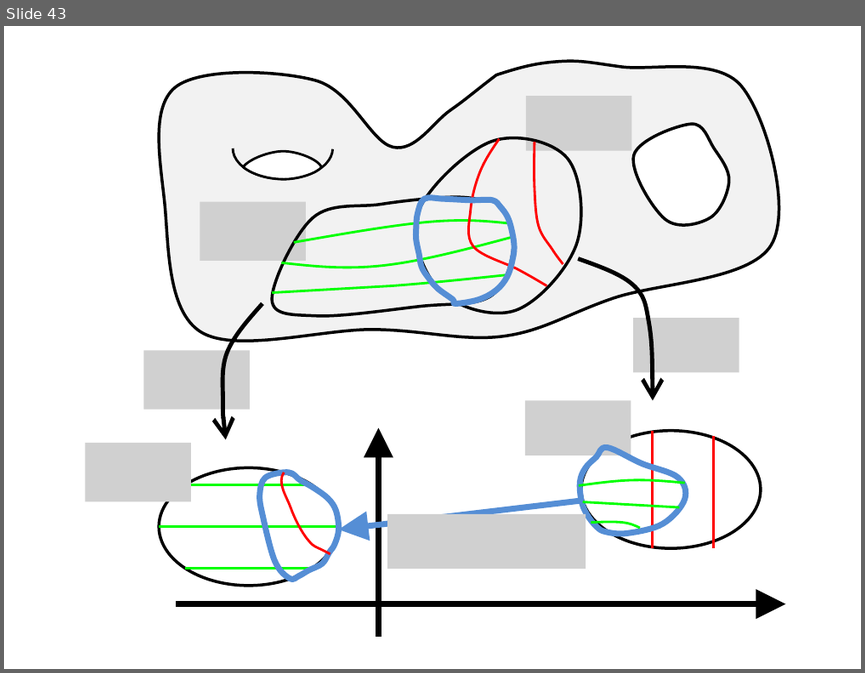
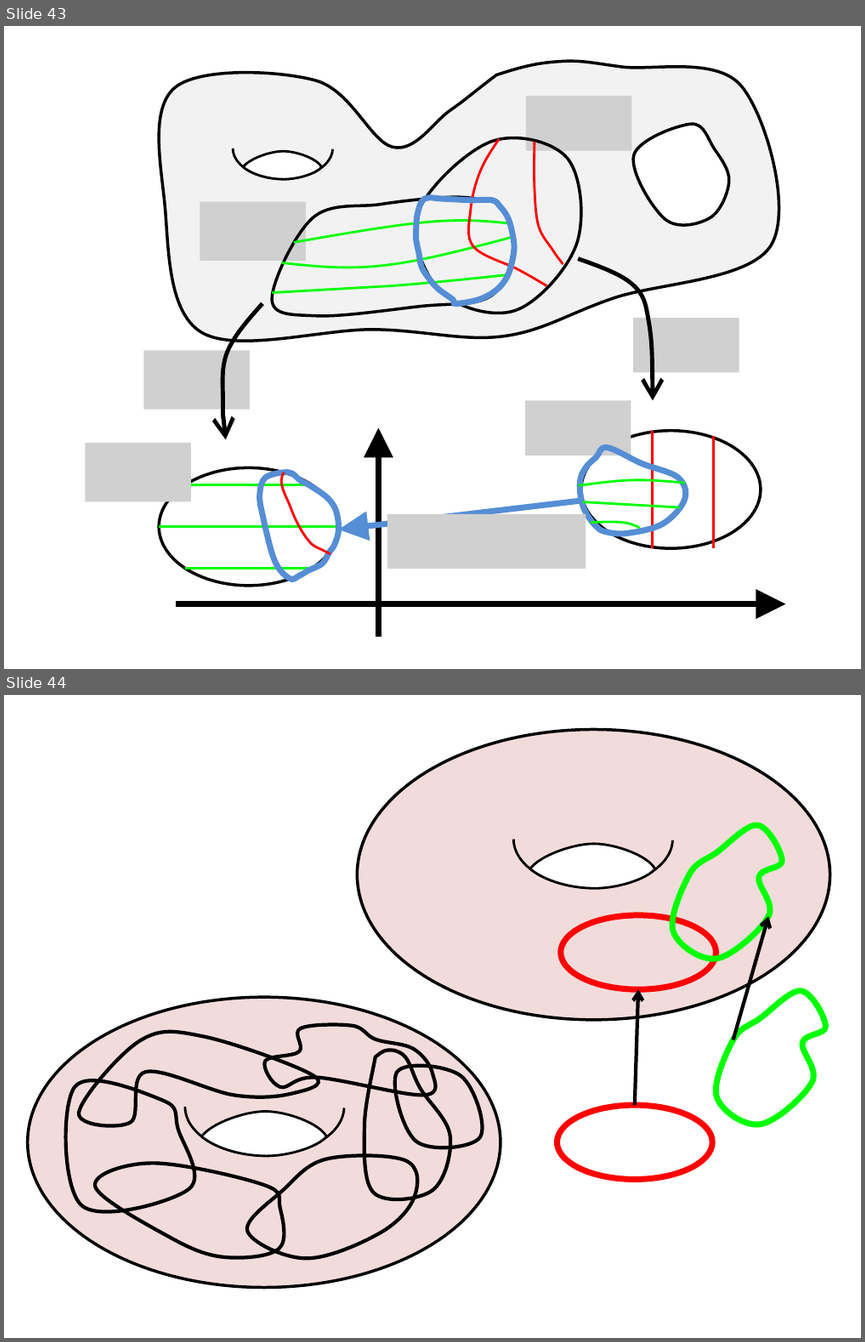
Before and after one commit to lutteropp/GeoTopo, a slide deck: images/Bilder.pptx. Shown one above the other, each under a label of ours: slide 43 before the commit, slides 43 and 44 after it. The pictures are 865x673 and 865x1342 pixels, drawn with LibreOffice and Linux fonts; fonts in the diff are those of the drawing; grey boxes stand for pictures. Boxes give left, top, right and bottom in pixels: in the first picture for what was removed or moved away, otherwise in the second. Text is boxed around its words. In the diff, an @@ line names an element or a change of style, - is before the commit and + after.

```diff
--- a/images/Bilder.pptx
+++ b/images/Bilder.pptx
@@ slide 44 added at <box>4,695,861,1338</box>, background #FFFFFF @@
@@ ellipse added at <box>357,729,830,1020</box>, fill #F2DCDB, outline #000000 2.5 pt @@
@@ arc (boxed as its full ellipse) added at <box>514,791,673,888</box>, outline #000000 2 pt @@
@@ freeform shape added at <box>530,843,655,888</box>, fill #FFFFFF, outline #000000 2 pt @@
@@ freeform shape added at <box>672,825,782,959</box>, outline #00FF00 5 pt @@
@@ ellipse added at <box>561,915,716,990</box>, outline #FF0000 5 pt @@
@@ arrow added from (733, 1039) to (768, 916), #000000 3 pt @@
@@ ellipse added at <box>28,997,501,1287</box>, fill #F2DCDB, outline #000000 2.5 pt @@
@@ arrow added from (635, 1105) to (638, 990), #000000 3 pt @@
@@ freeform shape added at <box>716,991,826,1124</box>, outline #00FF00 5 pt @@
@@ freeform shape added at <box>264,1024,436,1095</box>, outline #000000 3 pt @@
@@ freeform shape added at <box>79,1032,318,1126</box>, outline #000000 3 pt @@
@@ freeform shape added at <box>364,1049,450,1199</box>, outline #000000 3 pt @@
@@ arc (boxed as its full ellipse) added at <box>185,1058,344,1155</box>, outline #000000 2 pt @@
@@ freeform shape added at <box>395,1065,482,1147</box>, outline #000000 3 pt @@
@@ freeform shape added at <box>66,1081,195,1212</box>, outline #000000 3 pt @@
@@ freeform shape added at <box>202,1111,327,1156</box>, fill #FFFFFF, outline #000000 2 pt @@
@@ ellipse added at <box>556,1105,712,1179</box>, outline #FF0000 5 pt @@
@@ freeform shape added at <box>95,1163,284,1257</box>, outline #000000 3 pt @@
@@ freeform shape added at <box>247,1155,418,1258</box>, outline #000000 3 pt @@
```
Also in this commit, not shown: 2 other slides added, 12 other files.
